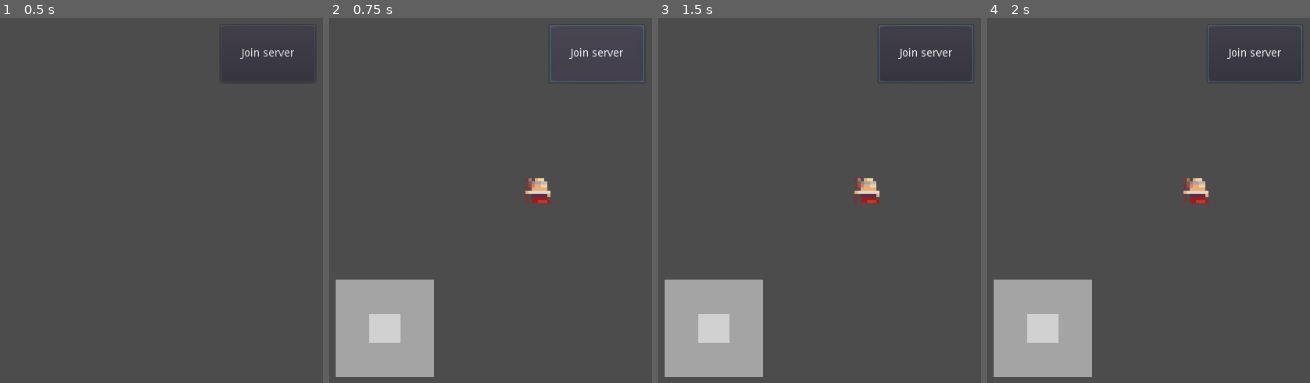
Above: before the commit, frames 1-4 (left to right).
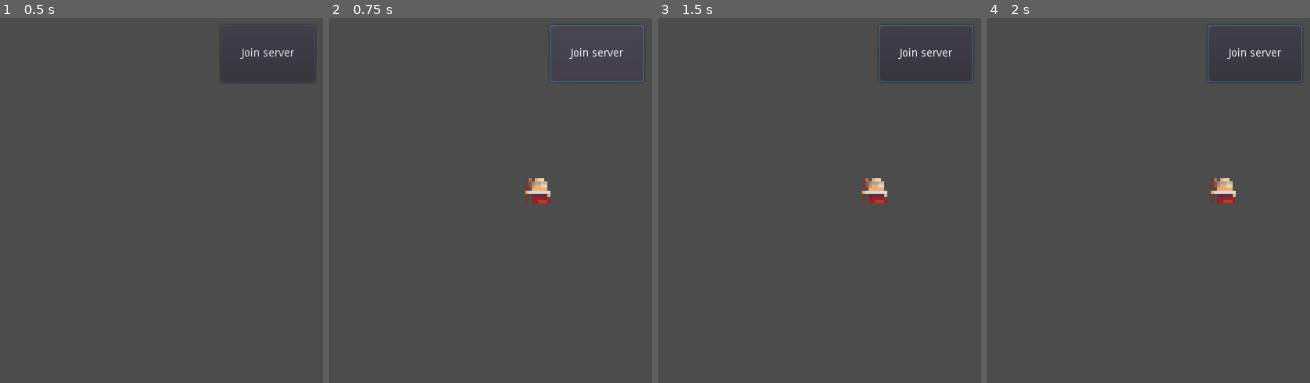
Above: after the commit, the same moments.

Repository: WilliamMcKenzie/MMORealm
Game: Godot game, scene res://Client.tscn
Same seed, same stepped clock (60 frames per second), same inputs: the game is played once before the commit and once after it.
Inputs (mouse positions are in pixels of both pictures, inside the frame that each line leads up to):
- Up to frame 1 (0.5 s): no input
- Up to frame 2 (0.75 s): click "Join server" at 0.5 s
- Up to frame 3 (1.5 s): move the mouse to (outside the picture) at 1.27 s; hold Right (ui_right) from 1.28 s (still down); click (outside the picture) at 1.42 s
- Up to frame 4 (2 s): keep holding Right (ui_right)

Frame 1 is identical in both runs. In frame 2, 8.2% of the frame differs, in the area x 1-33%, y 71-99%; in frame 3, 8.7%; in frame 4, 9.1%, in the area x 1-78%, y 43-99%.

Commit message:
im not really sure tbh

Diff:
--- a/Client/Joystick/Joystick.gd
+++ /dev/null
@@ -1,28 +0,0 @@
-extends Area2D
-
-onready var thumb = $Base/Thumb
-onready var base = $Base
-onready var maxDistance = $CollisionShape2D.shape.radius
-
-var touched = false
-
-func _input(event):
-	if event is InputEventScreenTouch:
-		var distance = event.position.distance_to(base.global_position)
-		if not touched:
-			if distance<maxDistance:
-				touched = true
-		else:
-			thumb.position = Vector2()
-			touched = false
-
-func _process(delta):
-	if touched:
-		thumb.global_position = get_global_mouse_position()
-		thumb.position = base.position + (thumb.position - base.position).clamped(maxDistance)
-
-func get_velo():
-	var res = Vector2(0,0)
-	res.x = thumb.position.x/maxDistance
-	res.y = thumb.position.y/maxDistance
-	return res
--- a/Client/PlayerCharacter/Player.gd
+++ b/Client/PlayerCharacter/Player.gd
@@ -8,18 +8,15 @@
 func _physics_process(delta):
 	var motion = Vector2()
 
-	if(Input.is_action_pressed("up")):
+	if(Input.is_action_pressed("ui_up")):
 		motion.y -= 1
-	if(Input.is_action_pressed("down")):
+	if(Input.is_action_pressed("ui_down")):
 		motion.y += 1
-	if(Input.is_action_pressed("left")):
+	if(Input.is_action_pressed("ui_left")):
 		motion.x -= 1
-	if(Input.is_action_pressed("right")):
+	if(Input.is_action_pressed("ui_right")):
 		motion.x += 1
 	motion = motion.normalized()
 	$AnimationTree.set("parameters/Idle/blend_position", motion)
 
 	motion = move_and_slide(motion * 50)
-func _process(delta):
-	var velocity = $UI/Joystick.get_velo()
-	move_and_slide(velocity*500, Vector2.UP)
--- a/Client/PlayerCharacter/Player.tscn
+++ b/Client/PlayerCharacter/Player.tscn
@@ -1,8 +1,7 @@
-[gd_scene load_steps=21 format=2]
+[gd_scene load_steps=20 format=2]
 
 [ext_resource path="res://PlayerCharacter/Player.gd" type="Script" id=1]
 [ext_resource path="res://Assets/skin.png" type="Texture" id=2]
-[ext_resource path="res://Joystick/Joystick.tscn" type="PackedScene" id=3]
 
 [sub_resource type="RectangleShape2D" id=1]
 extents = Vector2( 4, 4 )
@@ -258,9 +257,6 @@
 
 [node name="UI" type="CanvasLayer" parent="."]
 
-[node name="Joystick" parent="UI" instance=ExtResource( 3 )]
-position = Vector2( 148, 442 )
-
 [node name="Chat" type="RichTextLabel" parent="UI"]
 margin_left = 838.0
 margin_top = 405.0
Renamed: Client/Joystick/Joystick.tscn -> Client/Joystick.tscn
